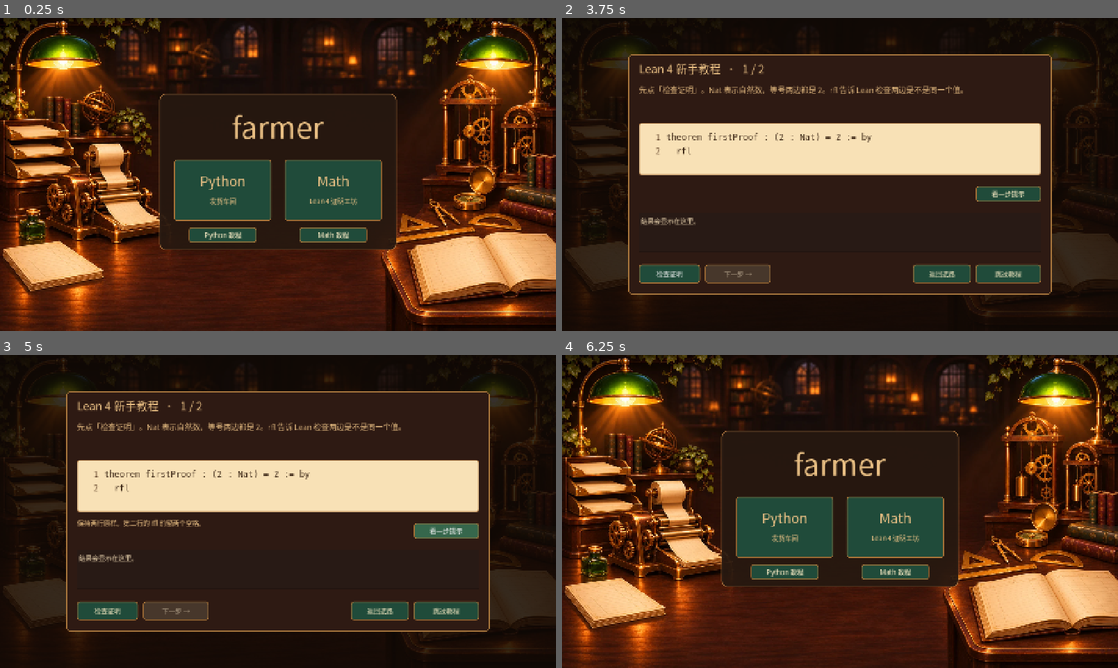
Above: before the commit, frames 1-4 (two rows, left to right).
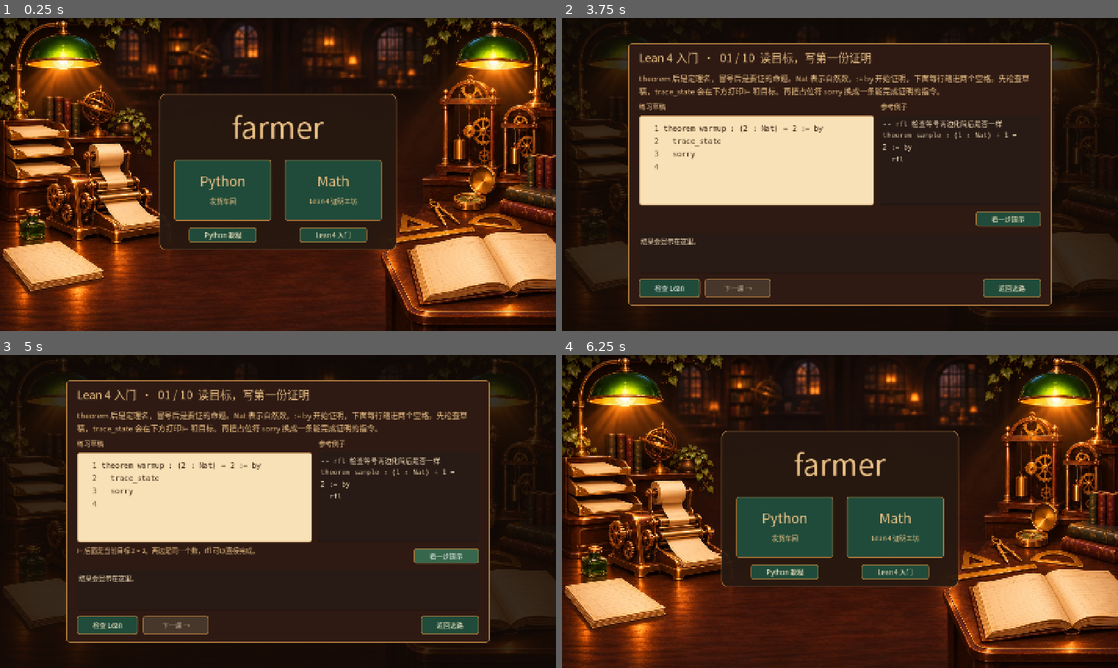
Above: after the commit, the same moments.

Repository: watch-if/Knowledge-Farmer
Game: Godot game, scene res://menu.tscn
The game is run twice, just before and just after one commit, with the same random seed, the same clock (stepped at 60 frames per second) and the same inputs.
Inputs:
- Up to frame 1 (0.25 s): no input
- Up to frame 2 (3.75 s): click "Python" at 0.5 s; click "看一步提示" at 1.25 s; click "运行示例" at 2 s; click "返回选路" at 2.75 s; click "Math" at 3.5 s
- Up to frame 3 (5 s): click "看一步提示" at 4.25 s
- Up to frame 4 (6.25 s): click "检查证明" (after the commit: "检查 Lean") at 5 s; click "返回选路" at 5.75 s

The runs differ from the first frame. In frame 1, less than 0.1% of the frame differs, in the area x 56-64%, y 68-71%; in frame 2, 22%; in frame 3, 23%, in the area x 11-89%, y 8-92%; in frame 4, less than 0.1%.

Commit message:
Teach Lean 4 before starting Math lessons

Diff:
--- a/src/farmer_menu.gd
+++ b/src/farmer_menu.gd
@@ -5,7 +5,9 @@
 const MathWorkshop = preload("res://main.tscn")
 const PythonWorkshop = preload("res://src/python_workshop.gd")
 const Tutorial = preload("res://src/route_tutorial.gd")
+const LeanBasics = preload("res://src/lean_basics.gd")
 const TUTORIAL_SAVE := "user://route_tutorials.cfg"
+const MATH_INTRO := "lean_basics"
 
 var route_menu: Control
 var math_button: Button
@@ -49,7 +51,7 @@
 	python_button = _route_button(plaque, "Python", "发货车间", Vector2(38, 171), "python")
 	math_button = _route_button(plaque, "Math", "Lean 4 证明工坊", Vector2(324, 171), "math")
 	python_tutorial_button = _tutorial_button(plaque, "Python 教程", Vector2(77, 346), "python")
-	math_tutorial_button = _tutorial_button(plaque, "Math 教程", Vector2(363, 346), "math")
+	math_tutorial_button = _tutorial_button(plaque, "Lean 4 入门", Vector2(363, 346), "math")
 	python_button.grab_focus()
 
 func _route_button(panel: Panel, name: String, description: String, at: Vector2, route: String) -> Button:
@@ -86,7 +88,9 @@
 	return button
 
 func _enter(route: String) -> void:
-	if tutorial_progress.get_value("seen", route, false):
+	var completed := (bool(tutorial_progress.get_value(MATH_INTRO, "completed", false)) if route == "math"
+		else bool(tutorial_progress.get_value("seen", route, false)))
+	if completed:
 		_open_workshop(route)
 	else:
 		_show_tutorial(route)
@@ -98,16 +102,36 @@
 		button.disabled = true
 	tutorial = Tutorial.new()
 	tutorial.route = route
+	if route == "math":
+		tutorial.step = clampi(int(tutorial_progress.get_value(MATH_INTRO, "step", 0)), 0, LeanBasics.LESSONS.size() - 1)
+		if tutorial_progress.has_section_key(MATH_INTRO, "draft"):
+			tutorial.saved_draft = tutorial_progress.get_value(MATH_INTRO, "draft")
+		tutorial.lesson_advanced.connect(_save_math_draft)
 	tutorial.enter_workshop.connect(_finish_tutorial.bind(route))
-	tutorial.return_to_menu.connect(_close_tutorial.bind(route))
+	tutorial.return_to_menu.connect(_leave_tutorial.bind(route))
 	add_child(tutorial)
 	tutorial.set_anchors_and_offsets_preset(Control.PRESET_FULL_RECT)
 
 func _finish_tutorial(route: String) -> void:
-	tutorial_progress.set_value("seen", route, true)
+	if route == "math":
+		tutorial_progress.set_value(MATH_INTRO, "completed", true)
+		tutorial_progress.erase_section_key(MATH_INTRO, "step")
+		tutorial_progress.erase_section_key(MATH_INTRO, "draft")
+	else:
+		tutorial_progress.set_value("seen", route, true)
 	tutorial_progress.save(TUTORIAL_SAVE)
 	_close_tutorial(route)
 	_open_workshop(route)
+
+func _save_math_draft() -> void:
+	tutorial_progress.set_value(MATH_INTRO, "step", tutorial.step)
+	tutorial_progress.set_value(MATH_INTRO, "draft", tutorial.editor.text)
+	tutorial_progress.save(TUTORIAL_SAVE)
+
+func _leave_tutorial(route: String) -> void:
+	if route == "math":
+		_save_math_draft()
+	_close_tutorial(route)
 
 func _close_tutorial(route: String) -> void:
 	if tutorial == null:
@@ -138,3 +162,7 @@
 	active_route = ""
 	route_menu.show()
 	focus.grab_focus()
+
+func _notification(what: int) -> void:
+	if what in [NOTIFICATION_WM_CLOSE_REQUEST, NOTIFICATION_APPLICATION_PAUSED] and tutorial != null and tutorial.route == "math":
+		_save_math_draft()
--- /dev/null
+++ b/src/lean_basics.gd
@@ -0,0 +1,88 @@
+extends RefCounted
+
+const MODULES := {
+	"TrainingTools": "def start (n : Nat) : Nat := n + 0\n\ntheorem addZero (n : Nat) : start n = n := by\n  exact Nat.add_zero n\n",
+}
+
+const LESSONS := [
+	{
+		"title": "读目标，写第一份证明",
+		"guide": "theorem 后是定理名，冒号后是要证的命题。Nat 表示自然数，:= by 开始证明，下面每行缩进两个空格。先检查草稿，trace_state 会在下方打印 ⊢ 和目标。再把占位符 sorry 换成一条能完成证明的指令。",
+		"example": "-- rfl 检查等号两边化简后是否一样\ntheorem sample : (1 : Nat) + 1 = 2 := by\n  rfl",
+		"starter": "theorem warmup : (2 : Nat) = 2 := by\n  trace_state\n  sorry\n",
+		"contract": "theorem zetaVerified : (2 : Nat) = 2 := warmup",
+		"hints": ["⊢ 后面是当前目标 2 = 2。两边是同一个数，rfl 可以直接完成。", "保留前两行，把第三行写成两个空格加 rfl，然后再次检查。"],
+	},
+	{
+		"title": "把条件带进证明",
+		"guide": "P : Prop 表示 P 是一个命题。要证 P → P，先用 intro h 假设 P 成立。检查一次，在 ⊢ 上方找到 h : P，再补上最后一行，把这个已有证明交给 Lean。",
+		"example": "-- h 是证明，P 是它证明的命题\ntheorem sample (P : Prop) : P → P := by\n  intro h\n  exact h",
+		"starter": "theorem keep (P : Prop) : P → P := by\n  intro h\n  trace_state\n  sorry\n",
+		"contract": "theorem zetaVerified (P : Prop) : P → P := keep P",
+		"hints": ["exact 后写一个已经证明了当前目标的名字。这里目标是 P。", "把 sorry 换成 exact h。intro h 把目标从 P → P 变成 P。"],
+	},
+	{
+		"title": "建立中间结论",
+		"guide": "把命题的蕴含当作函数用。f : P → Q 接受 P 的证明 h，产出 f h : Q。用 have 给这个中间结论起名，再用 apply g 把目标 R 改成 g 所需的 Q，最后交上中间结论。",
+		"example": "-- 用已知条件拿到 Q\nexample (P Q : Prop) (h : P)\n    (f : P → Q) : Q := by\n  have answer : Q := f h\n  exact answer",
+		"starter": "theorem bridge (P Q R : Prop) (h : P) (f : P → Q) (g : Q → R) : R := by\n  have middle : Q := sorry\n  apply g\n  trace_state\n  sorry\n",
+		"contract": "theorem zetaVerified (P Q R : Prop) : P → (P → Q) → (Q → R) → R := bridge P Q R",
+		"hints": ["第一个空缺需要 Q 的证明，f h 就是。现在再检查，可以看到 apply g 后的目标。", "第一处写 f h，最后一行写 exact middle。"],
+	},
+	{
+		"title": "按已知等式改写",
+		"guide": "rw [h] 用等式 h 从左往右替换目标里的表达式。这里 h : a = b，目标 f a = f b。把 f a 里的 a 换成 b，Lean 就可以完成证明。需要反向替换时写 rw [← h]。",
+		"example": "example (a b : Nat) (h : a = b) :\n    a + 1 = b + 1 := by\n  rw [h]",
+		"starter": "theorem replace (f : Nat → Nat) (a b : Nat) (h : a = b) : f a = f b := by\n  sorry\n",
+		"contract": "theorem zetaVerified (f : Nat → Nat) (a b : Nat) : a = b → f a = f b := replace f a b",
+		"hints": ["要用来替换 a 的等式叫 h。", "把 sorry 换成 rw [h]。"],
+	},
+	{
+		"title": "定义函数，检查类型和结果",
+		"guide": "def 用来定义可复用的值或函数。twice 接受自然数 n，返回另一个自然数。把占位符换成 n 自己加自己。检查后看下方，#check 打印类型，#eval 打印计算结果，两条命令都从行首写起。",
+		"example": "def nextNumber (n : Nat) : Nat := n + 1\n#check nextNumber -- Nat → Nat\n#eval nextNumber 7 -- 8",
+		"starter": "def twice (n : Nat) : Nat := sorry\n#check twice\n#eval twice 3\n",
+		"contract": "theorem zetaVerified (n : Nat) : twice n = n + n := by\n  rfl",
+		"hints": ["看 := 右边，这里写的是函数每次调用时要计算的表达式。", "把 sorry 换成 n + n。检查输出应包含 twice 的类型和数字 6。"],
+	},
+	{
+		"title": "用 calc 写一串等式",
+		"guide": "calc 把长等式拆成相邻的几步。每行 := 后交出这一小步的证明，下一行开头的 _ 接上前一行的右边。这里已有 a = b 和 b = c，补齐这两段。",
+		"example": "example (n : Nat) : n + 0 + 0 = n := by\n  calc\n    n + 0 + 0 = n + 0 := Nat.add_zero (n + 0)\n    _ = n := Nat.add_zero n",
+		"starter": "theorem chain (a b c : Nat) (h1 : a = b) (h2 : b = c) : a = c := by\n  calc\n    a = b := sorry\n    _ = c := sorry\n",
+		"contract": "theorem zetaVerified (a b c : Nat) : a = b → b = c → a = c := chain a b c",
+		"hints": ["每行只看自己的等式，分别去参数里找同样的结论。", "第一处填 h1，第二处填 h2。calc 会把两段接起来。"],
+	},
+	{
+		"title": "化简之后处理算术",
+		"guide": "先用 simp only [Nat.add_zero] 反复把 x + 0 化成 x。再把剩下的自然数加减与条件交给 omega。检查草稿可看到化简后的目标。omega 擅长线性算术，平方等变量相乘通常要先用定理展开。",
+		"example": "example (n m : Nat) (h : m = n + 1) :\n    (m + 0) + 2 = n + 3 := by\n  simp only [Nat.add_zero]\n  omega",
+		"starter": "theorem tidy (n m : Nat) (h : m = n + 1) : (m + 0) + 1 = n + 2 := by\n  simp only [Nat.add_zero]\n  trace_state\n  sorry\n",
+		"contract": "theorem zetaVerified (n m : Nat) : m = n + 1 → (m + 0) + 1 = n + 2 := tidy n m",
+		"hints": ["化简后要证 m + 1 = n + 2，已有 m = n + 1。", "把 sorry 换成 omega，Lean 会结合假设核对这个等式。"],
+	},
+	{
+		"title": "用递归重复计算",
+		"guide": "给自然数写递归时分别处理 0 和 n + 1。若每轮加 2，零轮总数是 0，下一轮以前一轮的结果为起点。在第二个分支写出下一轮的总数，再看 #eval 显示的四轮结果。",
+		"example": "-- 每轮加 3\ndef countThree : Nat → Nat\n  | 0 => 0\n  | n + 1 => countThree n + 3\n#eval countThree 4 -- 12",
+		"starter": "def doubleCount : Nat → Nat\n  | 0 => 0\n  | n + 1 => sorry\n\n#eval doubleCount 4\n",
+		"contract": "theorem zetaVerified : doubleCount 0 = 0 ∧ (∀ n : Nat, doubleCount (n + 1) = doubleCount n + 2) := by\n  constructor\n  · rfl\n  · intro n\n    rfl",
+		"hints": ["n 表示前一轮的轮数。可以调用自己写的函数求那一轮的结果。", "第二个分支填 doubleCount n + 2。四轮计算应得到 8。"],
+	},
+	{
+		"title": "用归纳假设证明下一项",
+		"guide": "induction 把自然数证明分为 0 和后继两种情况。succ n ih 给你 n 和在 n 时已经成立的结论 ih。先看 calc 如何展开 0 + (n + 1)，再在第二行等式里用 ih 改写 0 + n。",
+		"example": "example (n : Nat) : 0 + n = n := by\n  induction n with\n  | zero => rfl\n  | succ n ih =>\n    change (0 + n) + 1 = n + 1\n    rw [ih]",
+		"starter": "theorem addFrontZero (n : Nat) : 0 + n = n := by\n  induction n with\n  | zero => rfl\n  | succ n ih =>\n    calc\n      0 + (n + 1) = (0 + n) + 1 := by rfl\n      _ = n + 1 := by sorry\n",
+		"contract": "theorem zetaVerified (n : Nat) : 0 + n = n := addFrontZero n",
+		"hints": ["检查草稿时可临时把最后的 by sorry 改成三行：by、缩进的 trace_state、缩进的 sorry，观察 ih。", "把最后的 by sorry 改成 by rw [ih]。ih 的类型是 0 + n = n。"],
+	},
+	{
+		"title": "毕业演练 · 导入并复用定理",
+		"guide": "import 放在文件最开头，用来读取另一个 Lean 文件的定义和定理。右边是工坊提供的 TrainingTools 文件。导入它，用 intro 处理「对所有 n」，再调用其中的定理改写左边。检查通过就能进入 Math 正课。",
+		"example": "-- TrainingTools.lean\n" + MODULES.TrainingTools,
+		"starter": "-- 在这里写 import\n\ntheorem graduate : ∀ n : Nat, start n + 1 = n + 1 := by\n  sorry\n",
+		"contract": "theorem zetaVerified : ∀ n : Nat, start n + 1 = n + 1 := graduate",
+		"hints": ["在文件开头写 import TrainingTools。∀ 表示对所有 n，用 intro n 取出一个任意的 n。", "证明部分写两行，分别是 intro n 和 rw [addZero n]，每行前留两个空格。"],
+	},
+]
--- a/src/route_tutorial.gd
+++ b/src/route_tutorial.gd
@@ -2,13 +2,16 @@
 
 signal enter_workshop
 signal return_to_menu
+signal lesson_advanced
 
 const Style = preload("res://src/workshop_style.gd")
 const PythonRunner = preload("res://src/python_runner.gd")
 const LeanChecker = preload("res://src/lean_checker.gd")
+const LeanBasics = preload("res://src/lean_basics.gd")
 
 var route := "python"
 var step := 0
+var saved_draft: Variant = null
 var worker: Thread
 var editor: CodeEdit
 var run_button: Button
@@ -20,49 +23,68 @@
 var result_view: TextEdit
 var last_pass := false
 var solution_hint: Label
+var example_view: TextEdit
+var hint_index := 0
 
 func _ready() -> void:
 	theme = Style.make()
+	var math := route == "math"
 	var shade := ColorRect.new()
 	shade.color = Color(0.06, 0.035, 0.02, 0.84)
 	_place(shade, Rect2(0, 0, 1440, 810), self)
 	var panel := Panel.new()
-	_place(panel, Rect2(172, 94, 1096, 622), self)
+	_place(panel, Rect2(172, 65, 1096, 680) if math else Rect2(172, 94, 1096, 622), self)
 	heading = _label("", Rect2(28, 15, 1020, 50), 29, panel)
 	instructions = _label("", Rect2(28, 76, 1021, 92), 20, panel)
 
 	editor = CodeEdit.new()
-	editor.text = 'print("准备装车")' if route == "python" else "theorem firstProof : (2 : Nat) = 2 := by\n  rfl"
+	editor.text = 'print("准备装车")'
 	editor.gutters_draw_line_numbers = true
 	editor.indent_size = 2
 	editor.indent_use_spaces = true
+	editor.indent_automatic = math
 	editor.add_theme_color_override("font_color", Color("#3d2817"))
 	editor.add_theme_color_override("caret_color", Color("#3d2817"))
 	editor.add_theme_color_override("current_line_color", Color("#e9cb96"))
 	editor.add_theme_color_override("line_number_color", Color("#6a4c32"))
-	editor.add_theme_font_size_override("font_size", 22)
+	editor.add_theme_font_size_override("font_size", 19 if math else 22)
 	editor.add_theme_stylebox_override("normal", Style.box(Color("#f8e1b6"), Color("#b7834e"), 6, 16))
 	editor.add_theme_stylebox_override("focus", Style.box(Color.TRANSPARENT, Color("#dfa158"), 6, 16))
 	var code_font := SystemFont.new()
 	code_font.font_names = ["Consolas", "DejaVu Sans Mono"]
 	code_font.fallbacks = [theme.default_font]
 	editor.add_theme_font_override("font", code_font)
-	_place(editor, Rect2(28, 178, 1040, 135), panel)
+	_place(editor, Rect2(28, 187, 608, 233) if math else Rect2(28, 178, 1040, 135), panel)
 	editor.text_changed.connect(_edited)
-
-	solution_hint = _label("", Rect2(28, 328, 834, 70), 17, panel)
-	_button("看一步提示", Rect2(900, 341, 168, 40), _show_hint, panel)
+	if math:
+		editor.wrap_mode = TextEdit.LINE_WRAPPING_BOUNDARY
+		editor.text = LeanBasics.LESSONS[step].starter if saved_draft == null else str(saved_draft)
+		_label("练习草稿", Rect2(28, 151, 608, 30), 17, panel)
+		_label("参考例子", Rect2(654, 151, 414, 30), 17, panel)
+		example_view = TextEdit.new()
+		example_view.editable = false
+		example_view.wrap_mode = TextEdit.LINE_WRAPPING_BOUNDARY
+		example_view.add_theme_font_override("font", code_font)
+		example_view.add_theme_color_override("font_readonly_color", Color("#efd9b3"))
+		example_view.add_theme_font_size_override("font_size", 18)
+		_place(example_view, Rect2(654, 187, 414, 233), panel)
+		instructions.size.y = 70
+
+	solution_hint = _label("", Rect2(28, 428 if math else 328, 834, 58 if math else 70), 17, panel)
+	_button("看一步提示", Rect2(900, 435 if math else 341, 168, 40), _show_hint, panel)
 	result_view = TextEdit.new()
 	result_view.editable = false
 	result_view.wrap_mode = TextEdit.LINE_WRAPPING_BOUNDARY
 	result_view.add_theme_color_override("font_readonly_color", Color("#efd9b3"))
 	result_view.add_theme_font_size_override("font_size", 17)
-	_place(result_view, Rect2(28, 410, 1040, 103), panel)
-
-	run_button = _button("运行示例", Rect2(28, 544, 157, 48), _run, panel)
-	advance_button = _button("下一步 →", Rect2(198, 544, 171, 48), _advance, panel)
-	return_button = _button("返回选路", Rect2(737, 544, 150, 48), _return, panel)
-	skip_button = _button("跳过教程", Rect2(899, 544, 169, 48), _enter, panel)
+	_place(result_view, Rect2(28, 492 if math else 410, 1040, 103), panel)
+
+	var controls_y := 610 if math else 544
+	run_button = _button("运行示例", Rect2(28, controls_y, 157, 48), _run, panel)
+	advance_button = _button("下一步 →", Rect2(198, controls_y, 171, 48), _advance, panel)
+	return_button = _button("返回选路", Rect2(918 if math else 737, controls_y, 150, 48), _return, panel)
+	skip_button = _button("跳过教程", Rect2(899, controls_y, 169, 48), _enter, panel)
+	skip_button.visible = not math
 	_refresh()
 	run_button.grab_focus()
 	set_process(false)
@@ -88,16 +110,21 @@
 	return button
 
 func _refresh() -> void:
-	var route_name := "Python" if route == "python" else "Lean 4"
-	heading.text = "%s 新手教程  ·  %d / 2" % [route_name, step + 1]
+	hint_index = 0
 	if route == "python":
+		heading.text = "Python 新手教程  ·  %d / 2" % (step + 1)
 		instructions.text = ("先点「运行示例」。print 会把引号里的文字显示在下面。" if step == 0 else
 			"把引号里的「准备装车」改成「开始备货」，保留引号和括号。然后再点「运行示例」。")
 	else:
-		instructions.text = ("先点「检查证明」。Nat 表示自然数，等号两边都是 2。rfl 告诉 Lean 检查两边是不是同一个值。" if step == 0 else
-			"把第一行等号两边的 2 都改成 3，第二行的 rfl 留着。然后再点「检查证明」。")
-	run_button.text = "运行示例" if route == "python" else "检查证明"
-	advance_button.text = "下一步 →" if step == 0 else "进入工坊 →"
+		var lesson: Dictionary = LeanBasics.LESSONS[step]
+		heading.text = "Lean 4 入门  ·  %02d / %02d  %s" % [step + 1, LeanBasics.LESSONS.size(), lesson.title]
+		instructions.text = lesson.guide
+		example_view.text = lesson.example
+	run_button.text = "运行示例" if route == "python" else "检查 Lean"
+	if step == _lesson_count() - 1:
+		advance_button.text = "进入工坊 →"
+	else:
+		advance_button.text = "下一步 →" if route == "python" else "下一课 →"
 	solution_hint.text = ""
 	result_view.text = "结果会显示在这里。"
 	_update_controls()
@@ -107,8 +134,9 @@
 		solution_hint.text = ('现在可以直接运行 print("准备装车")。' if step == 0 else
 			'改完的整行是 print("开始备货")。')
 	else:
-		solution_hint.text = ("保持两行原样。第二行的 rfl 前留两个空格。" if step == 0 else
-			"第一行应是 theorem firstProof : (3 : Nat) = 3 := by。下面仍然是缩进的 rfl。")
+		var hints: Array = LeanBasics.LESSONS[step].hints
+		solution_hint.text = hints[hint_index]
+		hint_index = mini(hint_index + 1, hints.size() - 1)
 
 func _updated_result(result: Dictionary) -> void:
 	last_pass = result.ok
@@ -145,11 +173,18 @@
 static func _check(language: String, source: String, current_step: int) -> Dictionary:
 	if language == "python":
 		return PythonRunner.check_warmup(source, current_step)
-	var value := current_step + 2
-	var contract := "theorem zetaVerified : (%d : Nat) = %d := firstProof" % [value, value]
-	var result := LeanChecker.check(LeanChecker.tool(), source, {"contract": contract}, {})
+	var result := LeanChecker.check(LeanChecker.tool(), source, LeanBasics.LESSONS[current_step], LeanBasics.MODULES)
 	if result.ok:
-		result.output = "Lean 已确认：%d = %d。可以继续。" % [value, value]
+		var output: String = result.output.strip_edges().get_slice("\n'zetaVerified'", 0)
+		result.output = "Lean 检查通过，可以继续。\n" + (output if not output.begins_with("'zetaVerified'") else "")
+	elif result.output.contains("sorry"):
+		result.output = "还有空缺。请找出 sorry 的位置，参考例子或提示补上。\n\n" + result.output
+	elif result.output.contains("unsolved goals"):
+		result.output = "还有目标未完成。看 ⊢ 后面需要证明什么，再补证明步骤。\n\n" + result.output
+	elif result.output.contains("type mismatch"):
+		result.output = "类型不匹配。对照 Lean 显示的实际类型和期望类型。\n\n" + result.output
+	elif result.output.contains("unknown identifier") or result.output.contains("Unknown identifier"):
+		result.output = "Lean 找不到这个名字。检查拼写、大小写，或者是否需要 import。\n\n" + result.output
 	return result
 
 func _process(_delta: float) -> void:
@@ -163,16 +198,23 @@
 func _advance() -> void:
 	if not last_pass or worker != null:
 		return
-	if step == 1:
+	if step == _lesson_count() - 1:
 		_enter()
 		return
-	step = 1
+	step += 1
 	last_pass = false
+	if route == "math":
+		editor.text = LeanBasics.LESSONS[step].starter
 	_refresh()
+	if route == "math":
+		lesson_advanced.emit()
 	editor.grab_focus()
 
+func _lesson_count() -> int:
+	return 2 if route == "python" else LeanBasics.LESSONS.size()
+
 func _enter() -> void:
-	if worker == null:
+	if worker == null and (route == "python" or (last_pass and step == _lesson_count() - 1)):
 		enter_workshop.emit()
 
 func _return() -> void:
--- a/tests/farmer_routes.gd
+++ b/tests/farmer_routes.gd
@@ -21,7 +21,7 @@
 	_expect(menu.math_button.visible and menu.python_button.visible, "Both route buttons are visible")
 	menu.python_button.pressed.emit()
 	_expect(menu.tutorial != null and menu.active_workshop == null, "Fresh Python entry starts the beginner tutorial")
-	await _complete_tutorial(menu.tutorial, "python")
+	await _complete_python_tutorial(menu.tutorial)
 	_expect(menu.active_route == "python", "Completing the tutorial opens the Python workbench")
 	var track = menu.active_workshop
 	track.check_button.pressed.emit()
@@ -63,9 +63,13 @@
 		await _capture("farmer-yard.png")
 	track.home_button.pressed.emit()
 	_expect(menu.active_route.is_empty(), "Python workbench returns to menu")
+	menu.tutorial_progress.set_value("seen", "math", true)
 	menu.math_button.pressed.emit()
-	_expect(menu.tutorial != null, "Fresh Math entry starts a distinct Lean tutorial")
-	await _complete_tutorial(menu.tutorial, "math")
+	_expect(menu.tutorial != null, "Legacy Math tutorial completion still opens the Lean course")
+	if menu.tutorial == null:
+		quit(1)
+		return
+	await _complete_lean_course(menu)
 	_expect(menu.active_route == "math" and menu.active_workshop.editors.has("Equation"), "Math opens the existing Lean editor")
 	menu.active_workshop.return_button.pressed.emit()
 	_expect(menu.active_route.is_empty(), "Math workbench returns to menu")
@@ -84,14 +88,18 @@
 	menu = current_scene
 	menu.math_button.pressed.emit()
 	_expect(menu.active_route == "math" and menu.tutorial == null, "Completed tutorial stays dismissed after reloading the menu")
+	menu.active_workshop.return_button.pressed.emit()
+	menu.math_tutorial_button.pressed.emit()
+	_expect(menu.tutorial != null and menu.tutorial.step == 0, "Graduates can reopen the course from lesson one")
+	menu.tutorial.return_button.pressed.emit()
 	if failures == 0:
 		print("%d farmer route checks passed" % checks)
 	quit(0 if failures == 0 else 1)
 
-func _complete_tutorial(guide: Control, route: String) -> void:
+func _complete_python_tutorial(guide: Control) -> void:
 	_expect(guide.advance_button.disabled, "Tutorial waits for a real check")
 	if OS.has_environment("FARMER_CAPTURE"):
-		await _capture("farmer-tutorial-" + route + ".png")
+		await _capture("farmer-tutorial-python.png")
 	guide.run_button.pressed.emit()
 	await _wait_for_check(guide)
 	_expect(not guide.advance_button.disabled, "Prefilled example runs in the real runtime")
@@ -100,11 +108,61 @@
 	guide.run_button.pressed.emit()
 	await _wait_for_check(guide)
 	_expect(guide.advance_button.disabled, "Unchanged program does not pass the edit step")
-	guide.editor.text = 'print("开始备货")' if route == "python" else "theorem firstProof : (3 : Nat) = 3 := by\n  rfl"
+	guide.editor.text = 'print("开始备货")'
 	guide.run_button.pressed.emit()
 	await _wait_for_check(guide)
 	_expect(not guide.advance_button.disabled, "Changing one part passes the tutorial")
 	guide.advance_button.pressed.emit()
+
+func _complete_lean_course(menu: Control) -> void:
+	var guide = menu.tutorial
+	_expect(not guide.skip_button.visible, "Lean course requires a checked graduation exercise")
+	guide.run_button.pressed.emit()
+	await _wait_for_check(guide)
+	_expect(guide.advance_button.disabled and guide.result_view.text.contains("⊢"), "Unfinished first proof displays the real Lean goal")
+	guide.editor.text = "theorem warmup : (2 : Nat) = 2 := by\n  trace_state\n  rfl"
+	guide.run_button.pressed.emit()
+	await _wait_for_check(guide)
+	_expect(not guide.advance_button.disabled, "Writing rfl passes the first Lean exercise")
+	if guide.advance_button.disabled:
+		quit(1)
+		return
+	guide.advance_button.pressed.emit()
+	guide.editor.text += "\n-- my draft"
+	guide.return_button.pressed.emit()
+	var persisted := ConfigFile.new()
+	_expect(persisted.load("user://route_tutorials.cfg") == OK, "The Lean course progress is written to disk")
+	_expect(persisted.get_value("lean_basics", "step", -1) == 1
+		and str(persisted.get_value("lean_basics", "draft", "")).ends_with("-- my draft"), "The saved lesson and draft survive an app restart")
+	menu.math_button.pressed.emit()
+	guide = menu.tutorial
+	_expect(guide.step == 1 and guide.editor.text.ends_with("-- my draft"), "Returning to Math restores the next exercise and its draft")
+	if OS.has_environment("FARMER_CAPTURE"):
+		await _capture("farmer-tutorial-lean.png")
+	var solutions := [
+		"theorem keep (P : Prop) : P → P := by\n  intro h\n  trace_state\n  exact h",
+		"theorem bridge (P Q R : Prop) (h : P) (f : P → Q) (g : Q → R) : R := by\n  have middle : Q := f h\n  apply g\n  exact middle",
+		"theorem replace (f : Nat → Nat) (a b : Nat) (h : a = b) : f a = f b := by\n  rw [h]",
+		"def twice (n : Nat) : Nat := n + n\n#check twice\n#eval twice 3",
+		"theorem chain (a b c : Nat) (h1 : a = b) (h2 : b = c) : a = c := by\n  calc\n    a = b := h1\n    _ = c := h2",
+		"theorem tidy (n m : Nat) (h : m = n + 1) : (m + 0) + 1 = n + 2 := by\n  simp only [Nat.add_zero]\n  omega",
+		"def doubleCount : Nat → Nat\n  | 0 => 0\n  | n + 1 => doubleCount n + 2\n#eval doubleCount 4",
+		"theorem addFrontZero (n : Nat) : 0 + n = n := by\n  induction n with\n  | zero => rfl\n  | succ n ih =>\n    calc\n      0 + (n + 1) = (0 + n) + 1 := by rfl\n      _ = n + 1 := by rw [ih]",
+		"import TrainingTools\n\ntheorem graduate : ∀ n : Nat, start n + 1 = n + 1 := by\n  intro n\n  rw [addZero n]",
+	]
+	for index in solutions.size():
+		_expect(guide.step == index + 1, "Lean progression moves one exercise at a time")
+		guide.run_button.pressed.emit()
+		await _wait_for_check(guide)
+		_expect(guide.advance_button.disabled, "Unfinished Lean exercise %d cannot unlock the next" % (index + 2))
+		guide.editor.text = solutions[index]
+		guide.run_button.pressed.emit()
+		await _wait_for_check(guide)
+		_expect(not guide.advance_button.disabled, "Lean 4 accepts exercise %d: %s" % [index + 2, guide.result_view.text])
+		if guide.advance_button.disabled:
+			quit(1)
+			return
+		guide.advance_button.pressed.emit()
 
 func _capture(filename: String) -> void:
 	await RenderingServer.frame_post_draw
@@ -121,7 +179,7 @@
 	var deadline := Time.get_ticks_msec() + 12000
 	while track.worker != null and Time.get_ticks_msec() < deadline:
 		await process_frame
-	_expect(track.worker == null, "Python verification completed")
+	_expect(track.worker == null, "Runtime verification completed")
 
 func _expect(condition: bool, description: String) -> void:
 	checks += 1
Binary file changed: assets/workshop-sc.otf
Not shown, added: src/lean_basics.gd.uid
